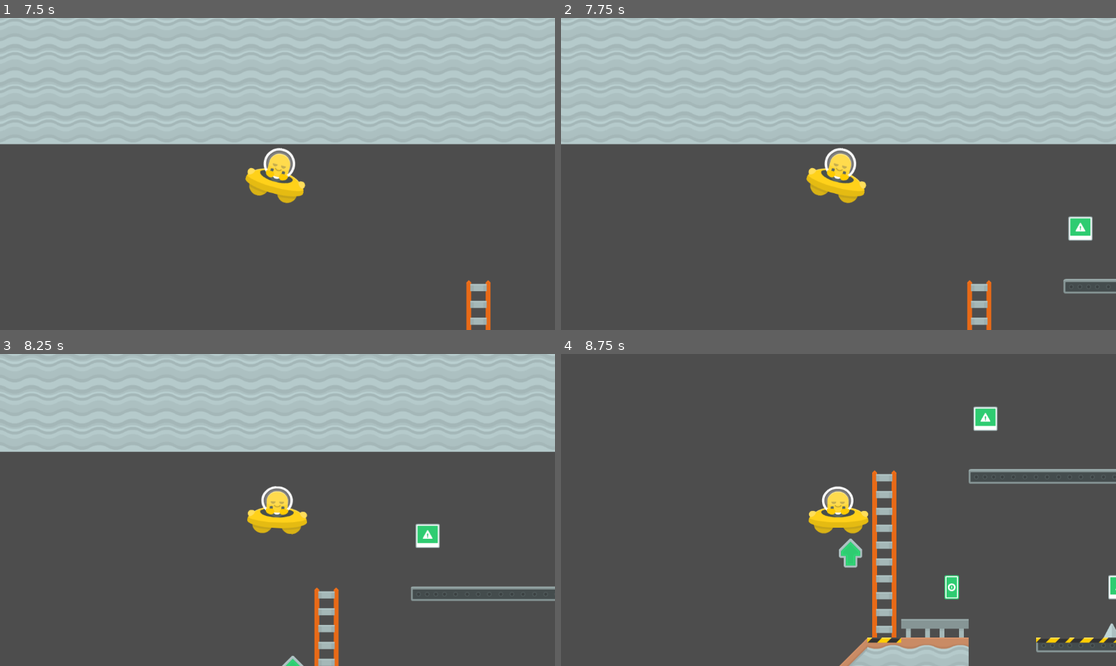
Above: before the commit, frames 1-4 (two rows, left to right).
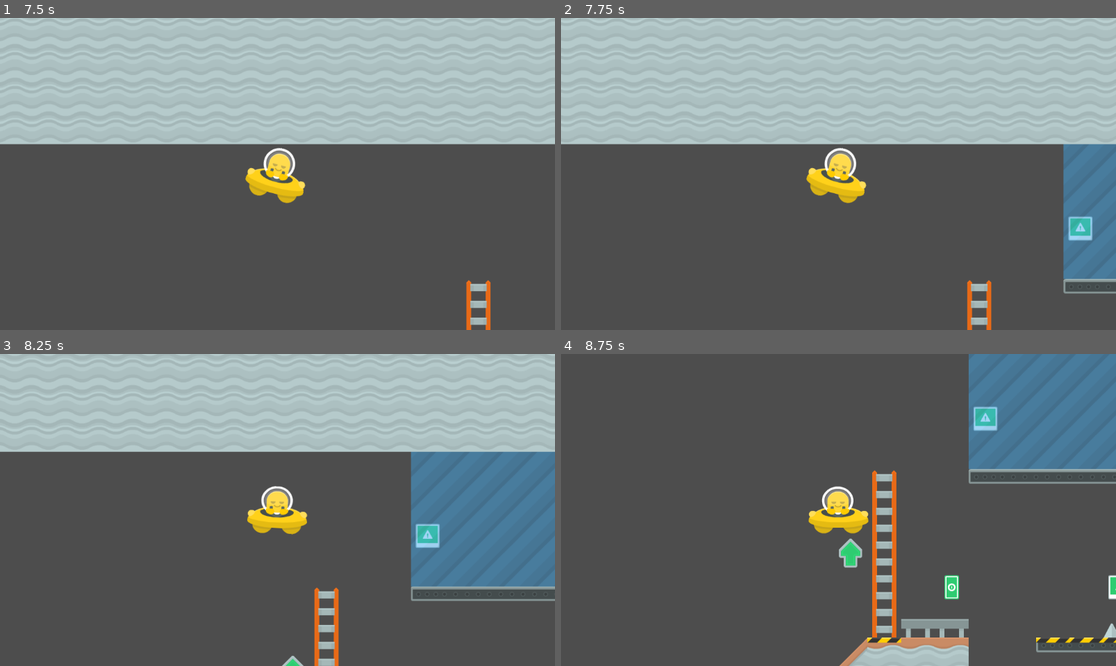
Above: after the commit, the same moments.

Repository: LostReny/DIO_TRILHA_GODOT
Game: Godot game, scene res://scenes/world.tscn
The game is run twice, just before and just after one commit, with the same random seed, the same clock (stepped at 60 frames per second) and the same inputs.
Inputs:
- Up to frame 1 (7.5 s): tap Enter at 0.5, 3.5 s; hold Up (ui_up) 0.53-2.03 s; tap Space at 2 s; hold Left (ui_left) 2.03-3.53 s; hold Down (ui_down) 3.53-4.28 s; hold Right (ui_right) 4.28-5.03 s; hold Up (ui_up) 5.03-5.78 s; hold Right (ui_right) from 5.78 s (still down)
- Up to frame 2 (7.75 s): keep holding Right (ui_right)
- Up to frame 3 (8.25 s): release Right (ui_right) at 8.03 s; hold Down (ui_down) from 8.03 s (still down)
- Up to frame 4 (8.75 s): keep holding Down (ui_down)

Frame 1 is identical in both runs. In frame 2, 4.1% of the frame differs, in the area x 90-100%, y 40-84%; in frame 3, 11%, in the area x 73-100%, y 31-75%; in frame 4, 9.8%.

Commit message:
Order in layer

Diff:
--- a/Industrial Plataformer/scenes/world.tscn
+++ b/Industrial Plataformer/scenes/world.tscn
@@ -17,9 +17,11 @@
 layer_1/name = "Details Back"
 layer_1/tile_data = PackedInt32Array(327699, 393216, 4, 327704, 393216, 4, 327705, 393216, 4, 327706, 393216, 4, 458763 …(323 unchanged characters)…
 layer_2/name = "Details Front"
-layer_2/tile_data = PackedInt32Array()
+layer_2/z_index = 3
+layer_2/tile_data = PackedInt32Array(-65514, 589824, 6, -131050, 589824, 6, -196586, 589824, 6, -262122, 589824, 6, -262121, 589824, 6, -262120, 589824, 6, -262119, 589824, 6, -262118, 589824, 6, -262117, 589824, 6, -196581, 589824, 6, -131045, 589824, 6, -65509, 589824, 6, -65510, 589824, 6, -65511, 589824, 6, -65512, 589824, 6, -65513, 589824, 6, -131049, 589824, 6, -196585, 589824, 6, -131048, 589824, 6, -131047, 589824, 6, -196583, 589824, 6, -196582, 589824, 6, -196584, 589824, 6, -131046, 589824, 6)
 
 [node name="Player" type="CharacterBody2D" parent="."]
+z_index = 2
 motion_mode = 1
 script = ExtResource("2_vhr3k")
 speed = 5.0
